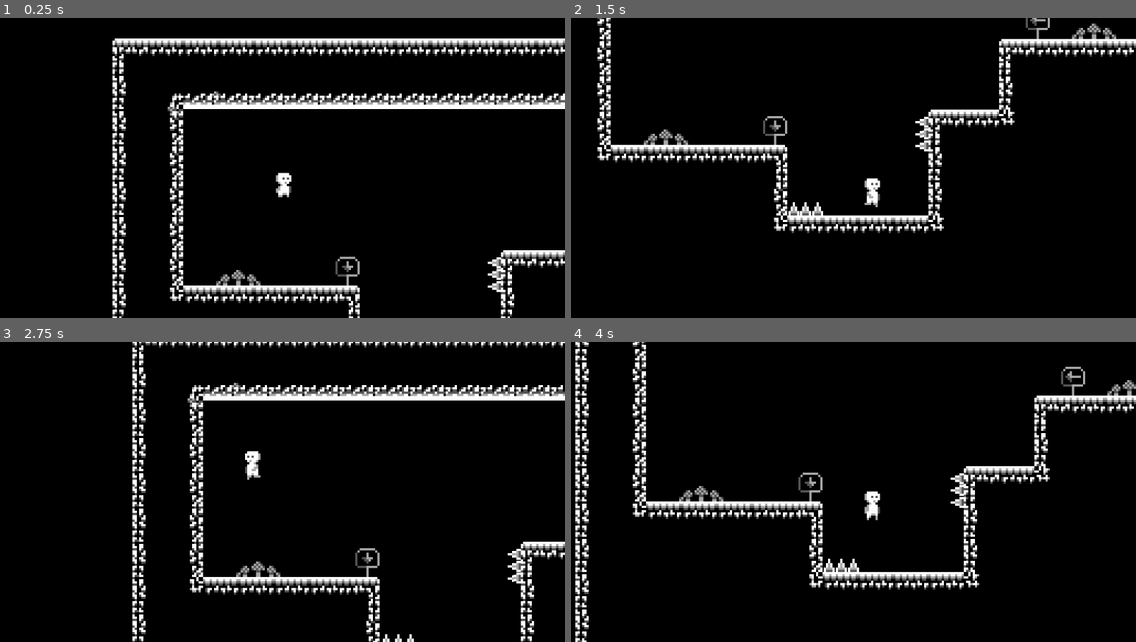
Above: before the commit, frames 1-4 (two rows, left to right).
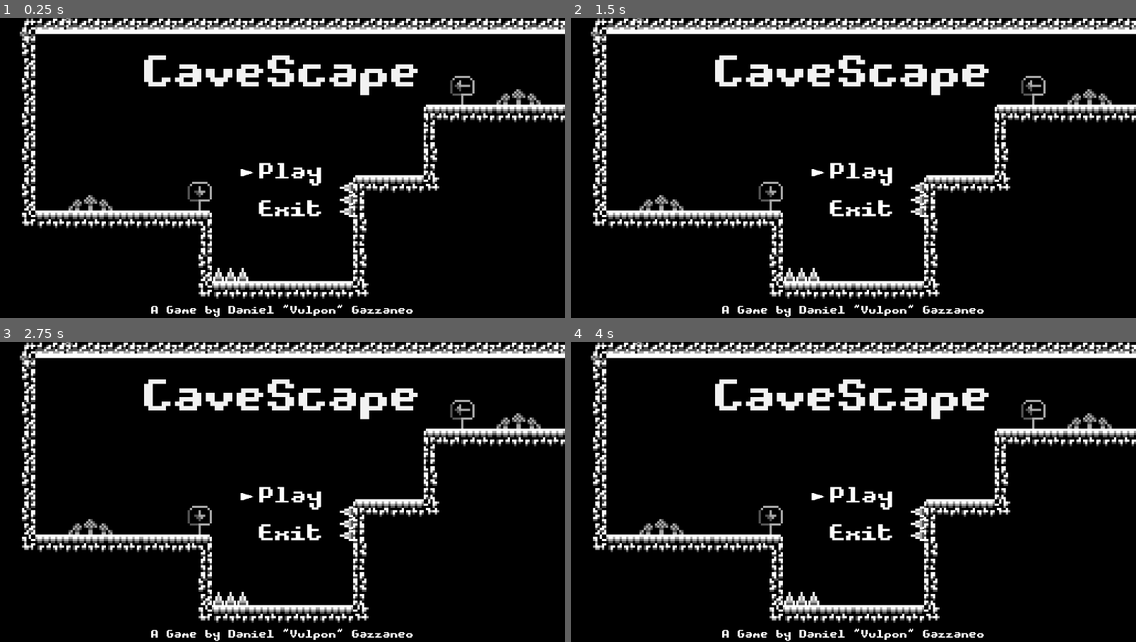
Above: after the commit, the same moments.

Repository: danielnaoexiste/CaveScape
Game: Godot game, scene res://SCENES/Menu.tscn
Two runs of this game, one before a commit and one after it. Both use one fixed random seed, a clock stepped at 60 frames per second and the inputs below. Before the commit the project starts from res://SCENES/World.tscn.
Inputs:
- Up to frame 1 (0.25 s): no input
- Up to frame 2 (1.5 s): hold Right (ui_right) from 0.53 s (still down)
- Up to frame 3 (2.75 s): release Right (ui_right) at 2.03 s; hold Left (ui_left) from 2.03 s (still down)
- Up to frame 4 (4 s): release Left (ui_left) at 2.78 s; hold Right (ui_right) from 2.78 s (still down)

The runs differ from the first frame. In frame 1, 24% of the frame differs, in the area x 3-100%, y 0-100%; in frame 2, 21%; in frame 3, 22%; in frame 4, 23%.
Error before the commit: Trying to assign value of type 'AudioStreamPlayer' to a variable of type 'AudioStreamPlayer2D'. (res://Player.gd:23)

Commit message:
Fix Control Scheme

Diff:
--- a/Player.tscn
+++ b/Player.tscn
@@ -60,7 +60,7 @@
 extents = Vector2( 4.5, 6.54 )
 
 [sub_resource type="RectangleShape2D" id=3]
-extents = Vector2( 4.5, 8 )
+extents = Vector2( 3, 8 )
 
 [node name="Player" type="KinematicBody2D"]
 script = ExtResource( 1 )
@@ -88,7 +88,7 @@
 [node name="ScreenShake" parent="Camera2D" instance=ExtResource( 18 )]
 
 [node name="CamHandler" type="Area2D" parent="."]
-position = Vector2( -4.5, -3.5 )
+position = Vector2( -3, -3.5 )
 
 [node name="CollisionShape2D" type="CollisionShape2D" parent="CamHandler"]
 shape = SubResource( 3 )
--- a/globals.gd
+++ b/globals.gd
@@ -7,7 +7,7 @@
 
 # Power Up Variables
 var n_chest = 0;
-var MAX_JUMP_COUNT = 2;
-var can_wall_jump = true;
-var can_duck = true;
+var MAX_JUMP_COUNT = 1;
+var can_wall_jump = false;
+var can_duck = false;
 var keys = 3;
--- a/project.godot
+++ b/project.godot
@@ -16,7 +16,7 @@
 [application]
 
 config/name="CGJ"
-run/main_scene="res://SCENES/World.tscn"
+run/main_scene="res://SCENES/Menu.tscn"
 boot_splash/image="res://ART/i_G8x_.png"
 boot_splash/fullsize=false
 boot_splash/bg_color=Color( 0.156863, 0.176471, 0.203922, 1 )
@@ -67,6 +67,8 @@
 , Object(InputEventJoypadButton,"resource_local_to_scene":false,"resource_name":"","device":0,"button_index":0,"pressure":0.0,"pressed":false,"script":null)
 , Object(InputEventKey,"resource_local_to_scene":false,"resource_name":"","device":0,"alt":false,"shift":false,"control":false,"meta":false,"command":false,"pressed":false,"scancode":90,"unicode":0,"echo":false,"script":null)
 , Object(InputEventKey,"resource_local_to_scene":false,"resource_name":"","device":0,"alt":false,"shift":false,"control":false,"meta":false,"command":false,"pressed":false,"scancode":88,"unicode":0,"echo":false,"script":null)
+, Object(InputEventKey,"resource_local_to_scene":false,"resource_name":"","device":0,"alt":false,"shift":false,"control":false,"meta":false,"command":false,"pressed":false,"scancode":74,"unicode":0,"echo":false,"script":null)
+, Object(InputEventKey,"resource_local_to_scene":false,"resource_name":"","device":0,"alt":false,"shift":false,"control":false,"meta":false,"command":false,"pressed":false,"scancode":75,"unicode":0,"echo":false,"script":null)
  ]
 }
 ui_select={
@@ -78,15 +80,46 @@
 , Object(InputEventKey,"resource_local_to_scene":false,"resource_name":"","device":0,"alt":false,"shift":false,"control":false,"meta":false,"command":false,"pressed":false,"scancode":16777221,"unicode":0,"echo":false,"script":null)
  ]
 }
+ui_left={
+"deadzone": 0.5,
+"events": [ Object(InputEventKey,"resource_local_to_scene":false,"resource_name":"","device":0,"alt":false,"shift":false,"control":false,"meta":false,"command":false,"pressed":false,"scancode":16777231,"unicode":0,"echo":false,"script":null)
+, Object(InputEventJoypadButton,"resource_local_to_scene":false,"resource_name":"","device":0,"button_index":14,"pressure":0.0,"pressed":false,"script":null)
+, Object(InputEventKey,"resource_local_to_scene":false,"resource_name":"","device":0,"alt":false,"shift":false,"control":false,"meta":false,"command":false,"pressed":false,"scancode":65,"unicode":0,"echo":false,"script":null)
+ ]
+}
+ui_right={
+"deadzone": 0.5,
+"events": [ Object(InputEventKey,"resource_local_to_scene":false,"resource_name":"","device":0,"alt":false,"shift":false,"control":false,"meta":false,"command":false,"pressed":false,"scancode":16777233,"unicode":0,"echo":false,"script":null)
+, Object(InputEventJoypadButton,"resource_local_to_scene":false,"resource_name":"","device":0,"button_index":15,"pressure":0.0,"pressed":false,"script":null)
+, Object(InputEventKey,"resource_local_to_scene":false,"resource_name":"","device":0,"alt":false,"shift":false,"control":false,"meta":false,"command":false,"pressed":false,"scancode":68,"unicode":0,"echo":false,"script":null)
+ ]
+}
+ui_up={
+"deadzone": 0.5,
+"events": [ Object(InputEventKey,"resource_local_to_scene":false,"resource_name":"","device":0,"alt":false,"shift":false,"control":false,"meta":false,"command":false,"pressed":false,"scancode":16777232,"unicode":0,"echo":false,"script":null)
+, Object(InputEventJoypadButton,"resource_local_to_scene":false,"resource_name":"","device":0,"button_index":12,"pressure":0.0,"pressed":false,"script":null)
+, Object(InputEventKey,"resource_local_to_scene":false,"resource_name":"","device":0,"alt":false,"shift":false,"control":false,"meta":false,"command":false,"pressed":false,"scancode":87,"unicode":0,"echo":false,"script":null)
+ ]
+}
+ui_down={
+"deadzone": 0.5,
+"events": [ Object(InputEventKey,"resource_local_to_scene":false,"resource_name":"","device":0,"alt":false,"shift":false,"control":false,"meta":false,"command":false,"pressed":false,"scancode":16777234,"unicode":0,"echo":false,"script":null)
+, Object(InputEventJoypadButton,"resource_local_to_scene":false,"resource_name":"","device":0,"button_index":13,"pressure":0.0,"pressed":false,"script":null)
+, Object(InputEventKey,"resource_local_to_scene":false,"resource_name":"","device":0,"alt":false,"shift":false,"control":false,"meta":false,"command":false,"pressed":false,"scancode":83,"unicode":0,"echo":false,"script":null)
+ ]
+}
 ui_jump={
 "deadzone": 0.5,
 "events": [ Object(InputEventKey,"resource_local_to_scene":false,"resource_name":"","device":0,"alt":false,"shift":false,"control":false,"meta":false,"command":false,"pressed":false,"scancode":90,"unicode":0,"echo":false,"script":null)
+, Object(InputEventKey,"resource_local_to_scene":false,"resource_name":"","device":0,"alt":false,"shift":false,"control":false,"meta":false,"command":false,"pressed":false,"scancode":74,"unicode":0,"echo":false,"script":null)
+, Object(InputEventKey,"resource_local_to_scene":false,"resource_name":"","device":0,"alt":false,"shift":false,"control":false,"meta":false,"command":false,"pressed":false,"scancode":32,"unicode":0,"echo":false,"script":null)
  ]
 }
 ui_action={
 "deadzone": 0.5,
 "events": [ Object(InputEventKey,"resource_local_to_scene":false,"resource_name":"","device":0,"alt":false,"shift":false,"control":false,"meta":false,"command":false,"pressed":false,"scancode":88,"unicode":0,"echo":false,"script":null)
 , Object(InputEventKey,"resource_local_to_scene":false,"resource_name":"","device":0,"alt":false,"shift":false,"control":false,"meta":false,"command":false,"pressed":false,"scancode":32,"unicode":0,"echo":false,"script":null)
+, Object(InputEventKey,"resource_local_to_scene":false,"resource_name":"","device":0,"alt":false,"shift":false,"control":false,"meta":false,"command":false,"pressed":false,"scancode":75,"unicode":0,"echo":false,"script":null)
  ]
 }
 
Not shown, added: export_presets.cfg
